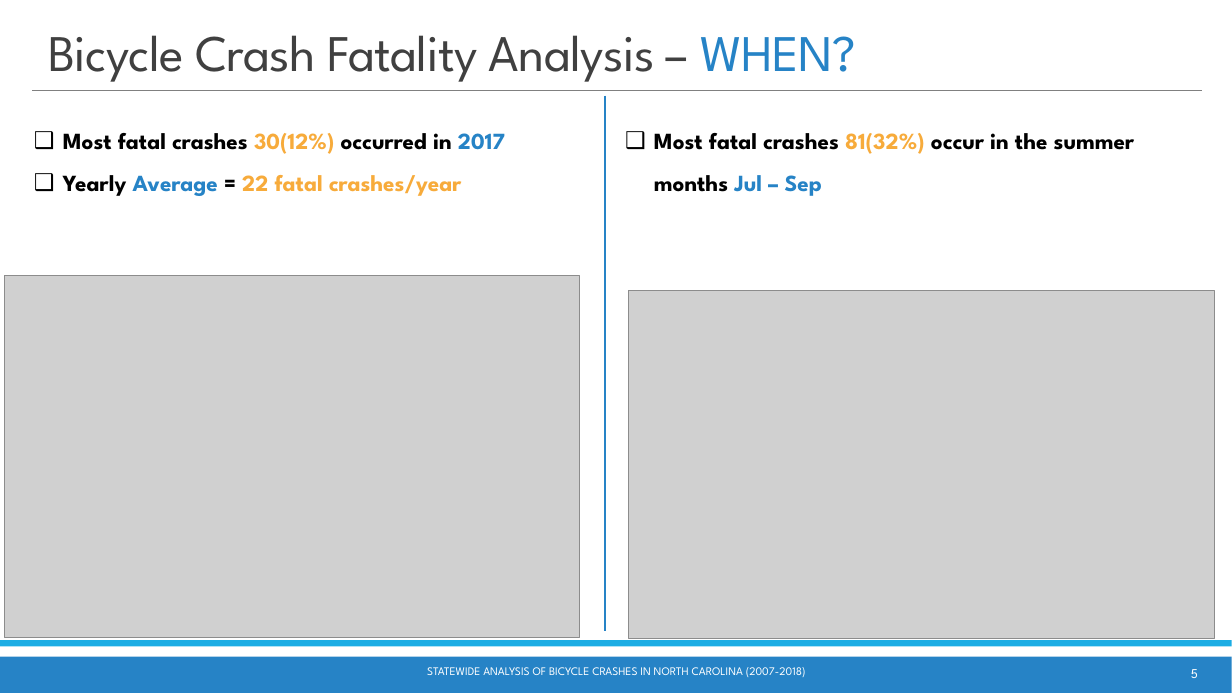
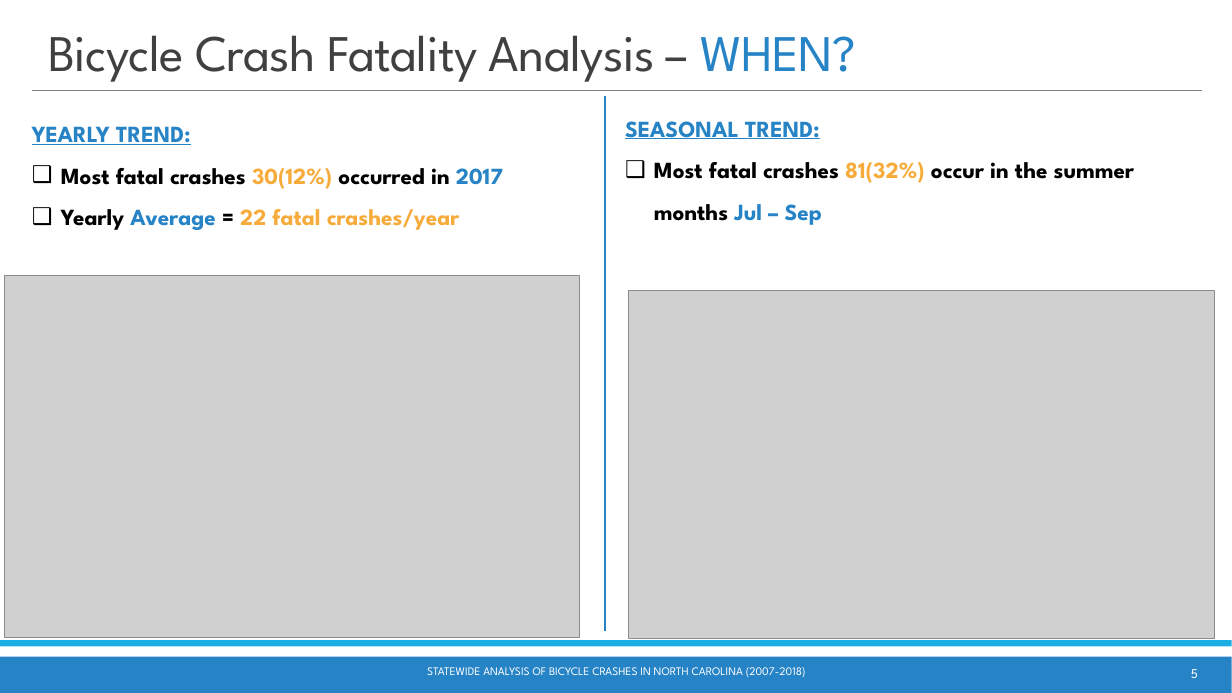
Before and after one commit to waghrayrashi/project-1, a slide deck: slide 5 of Project 1 - Group 2 - Statewide Bicycle Crash Analysis.pptx. Drawn at 1232x693 pixels with LibreOffice and Linux fonts; fonts in the diff are those of the drawing; grey boxes stand for pictures. Boxes give left, top, right and bottom in pixels: in the first picture for what was removed or moved away, otherwise in the second. Text is boxed around its words. In the diff, an @@ line names an element or a change of style, - is before the commit and + after.

```diff
--- a/Project 1 - Group 2 - Statewide Bicycle Crash Analysis.pptx
+++ b/Project 1 - Group 2 - Statewide Bicycle Crash Analysis.pptx
@@ text "YEARLY TREND:" moved from (x1=63, y1=133, x2=505, y2=196) to (x1=32, y1=126, x2=503, y2=230) @@
@@ text "SEASONAL TREND:" moved from (x1=654, y1=133, x2=1134, y2=196) to (x1=625, y1=121, x2=1134, y2=225) @@
@@ text at (x1=32, y1=126, x2=191, y2=145): paragraph added @@
+YEARLY TREND:
@@ text at (x1=625, y1=121, x2=820, y2=139): paragraph added @@
+SEASONAL TREND:
```
Also in this commit, not shown: 12 other slides changed.
